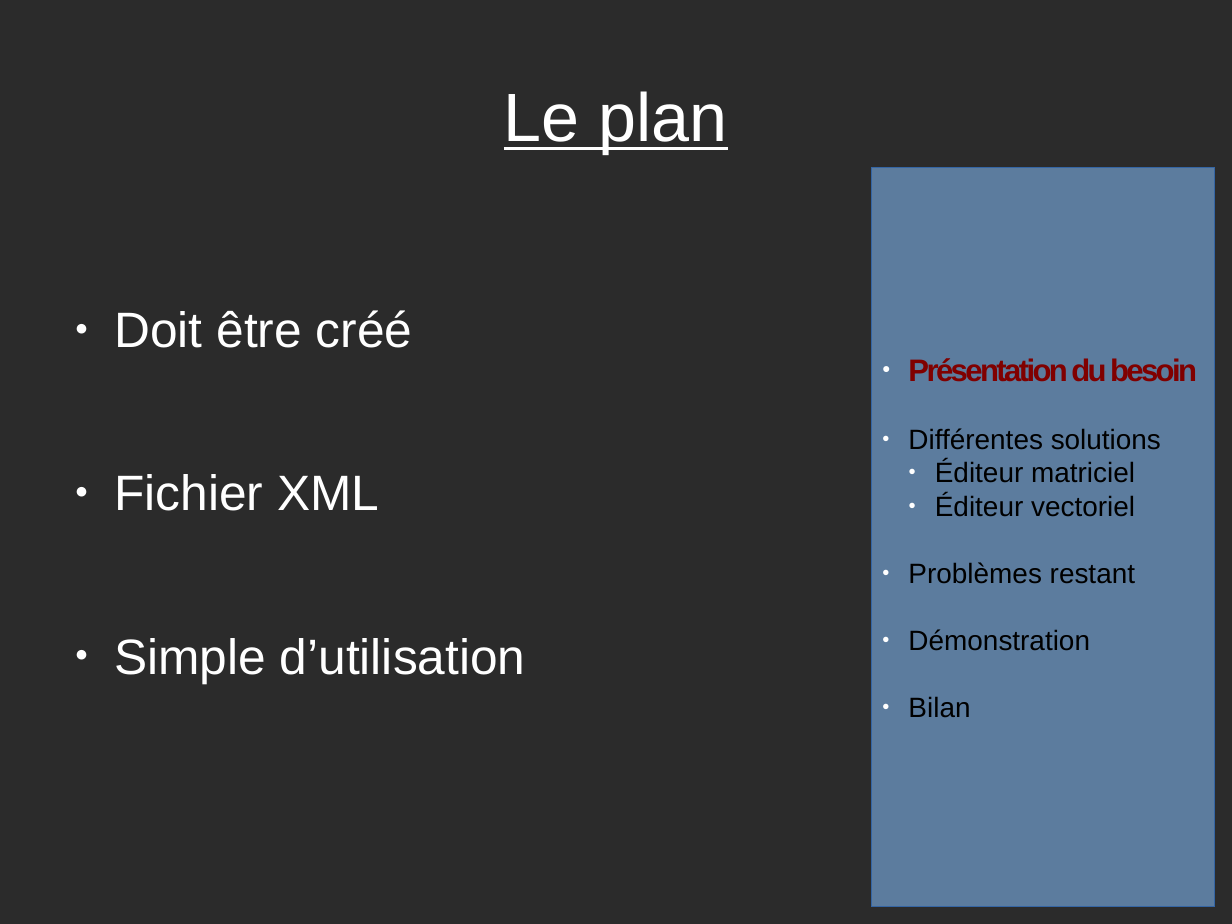
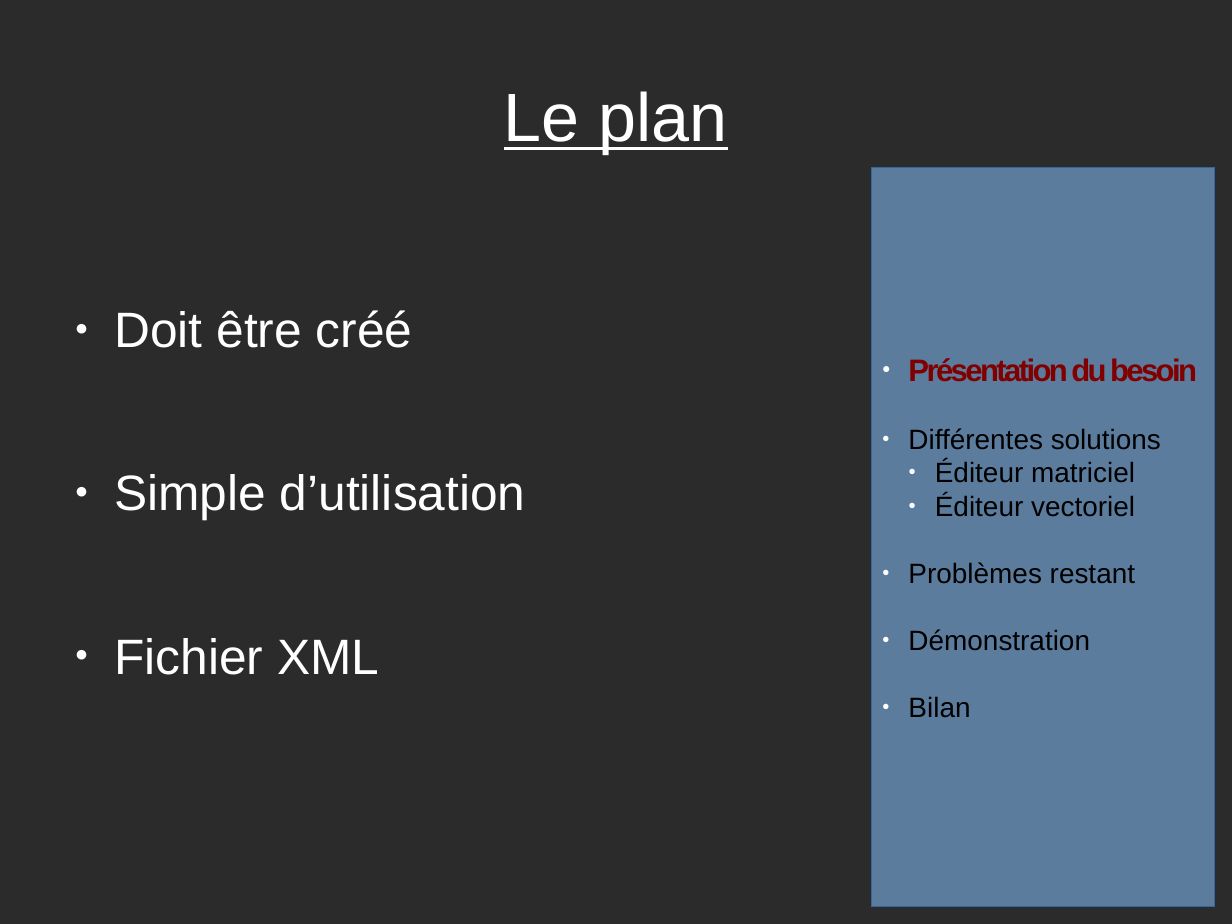
Before and after one commit to VisiteVirtuelle/-diteur-de-maison, a slide deck: slide 5 of Pour présentation/_Diapo de Projet.odp (slide 4 before the commit). Drawn at 1232x924 pixels with LibreOffice and Linux fonts; fonts in the diff are those of the drawing; background and template pictures are left out; a plain dark background stands for a picture behind light text. Boxes give left, top, right and bottom in pixels: in the first picture for what was removed or moved away, otherwise in the second. Text is boxed around its words. In the diff, an @@ line names an element or a change of style, - is before the commit and + after.

Commit message:
[IMP] Présentation

```diff
--- a/Pour présentation/_Diapo de Projet.odp
+++ b/Pour présentation/_Diapo de Projet.odp
@@ text at (x1=114, y1=474, x2=526, y2=520): paragraph added @@
+● Simple d’utilisation
@@ text at (x1=114, y1=638, x2=526, y2=683): paragraph removed @@
-● Simple d’utilisation
```
Also in this commit, not shown: 2 slides added, 3 other files.
